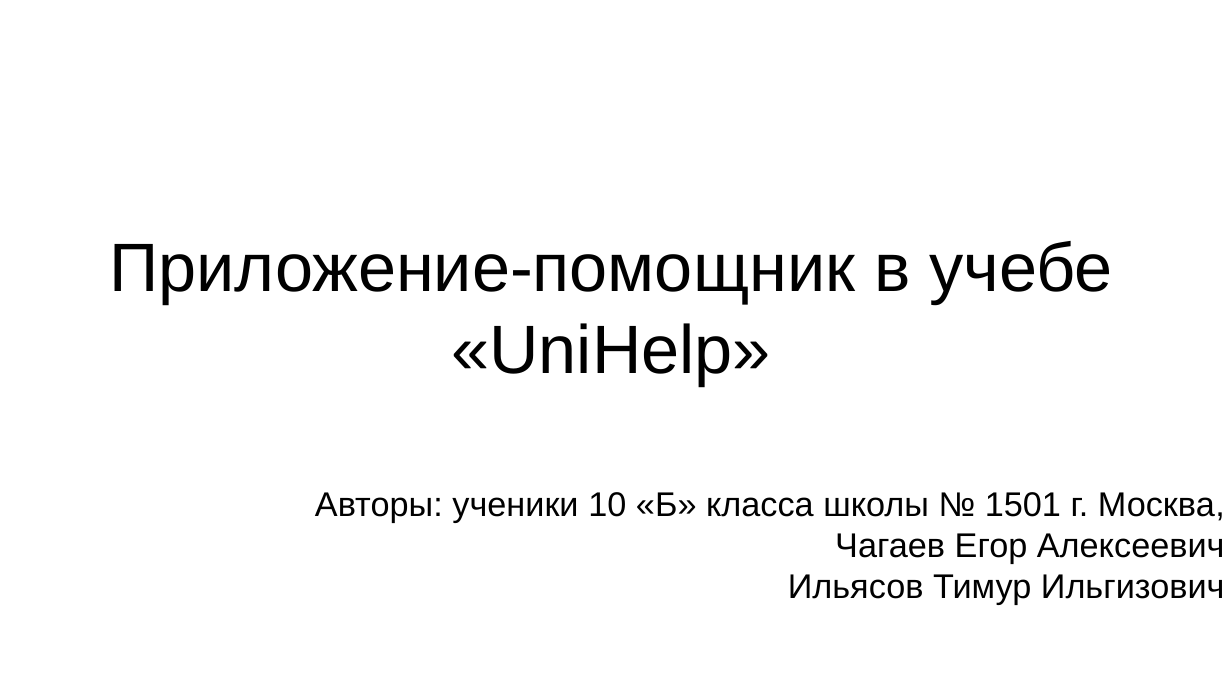
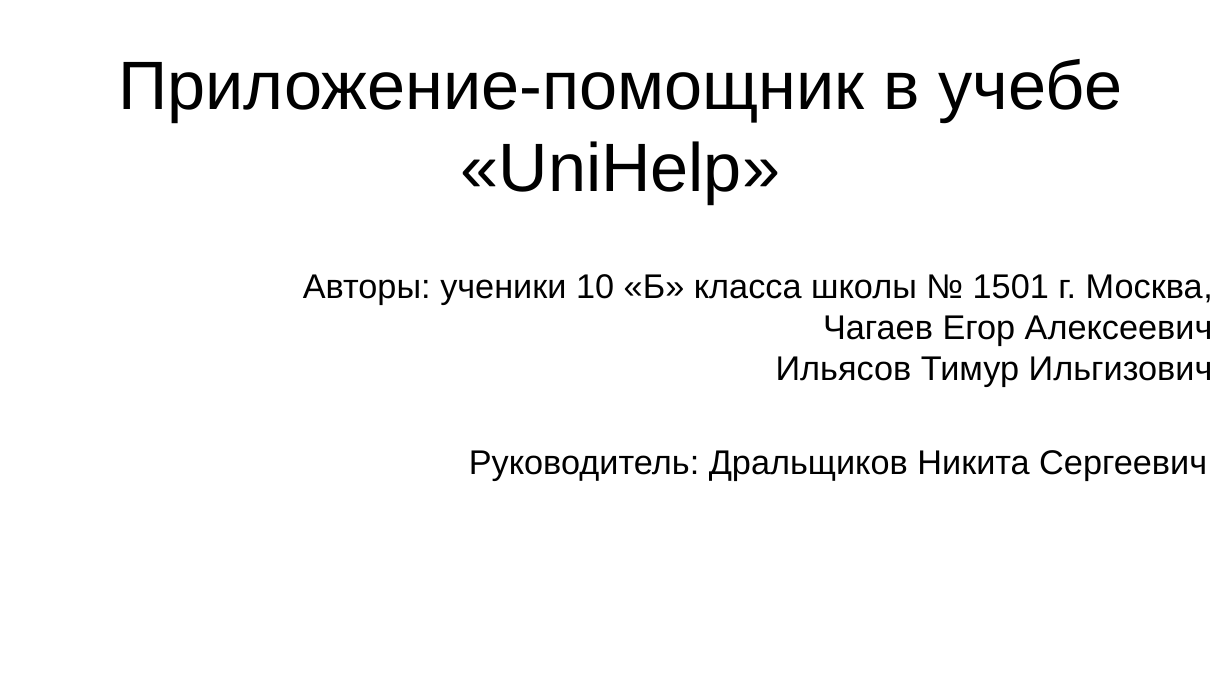
Before and after one commit to SMS-message/SchoolProject, a slide deck: slide 1 of materials/presentation.pptx. Drawn at 1232x693 pixels with LibreOffice and Linux fonts; fonts in the diff are those of the drawing. Boxes give left, top, right and bottom in pixels: in the first picture for what was removed or moved away, otherwise in the second. Text is boxed around its words. In the diff, an @@ line names an element or a change of style, - is before the commit and + after.

```diff
--- a/materials/presentation.pptx
+++ b/materials/presentation.pptx
@@ text "Приложение-помощник в учебе «UniHelp»": place and size @@
-text "Приложение-помощник в учебе «UniHelp»" at (109,241,1112,385)
+text "Приложение-помощник в учебе «UniHelp»" at (118,59,1122,204)
@@ text "Авторы: ученики 10 «Б» класса ...": place and size @@
-text "Авторы: ученики 10 «Б» класса ..." at (315,492,1225,605)
+text "Авторы: ученики 10 «Б» класса ..." at (303,274,1213,387)
@@ text added at (469,450,1207,480), 20 pt, text #000000 @@
+Руководитель: Дральщиков Никита Сергеевич
```
Also in this commit, not shown: 4 other slides changed, 2 other files.
